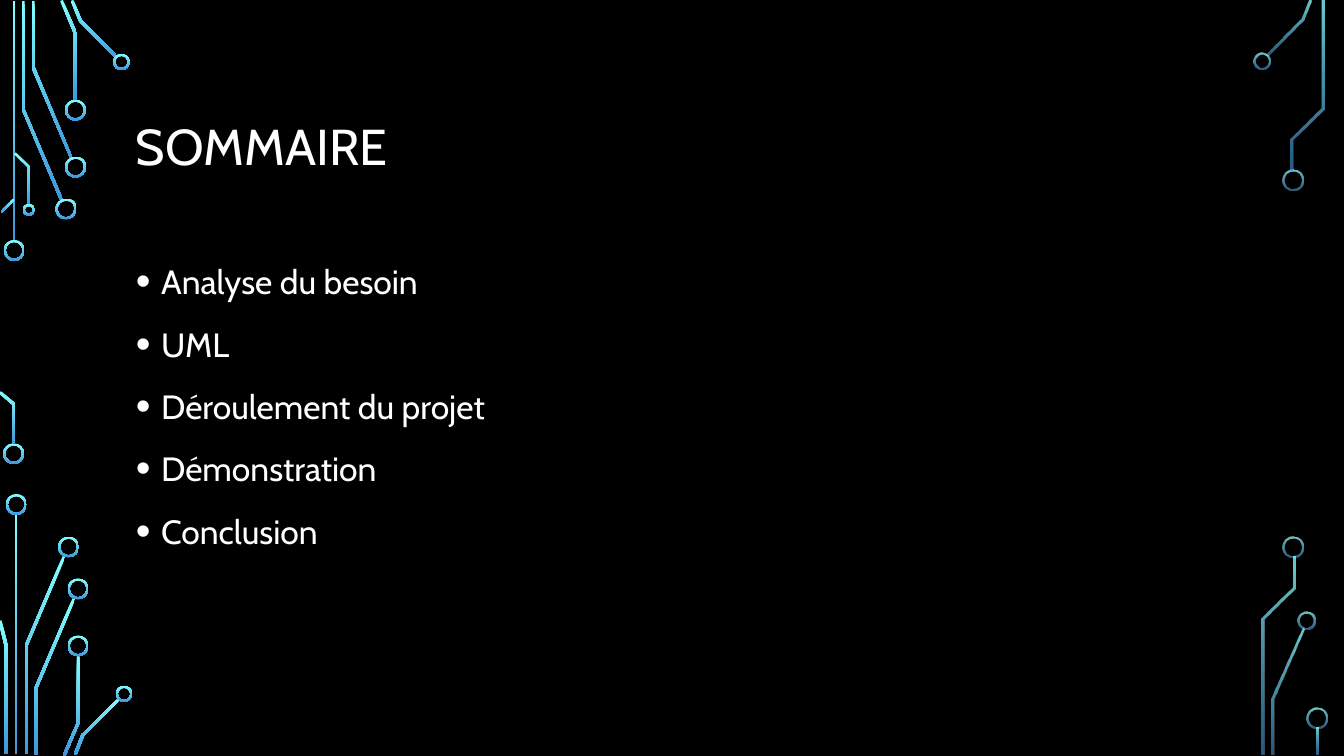
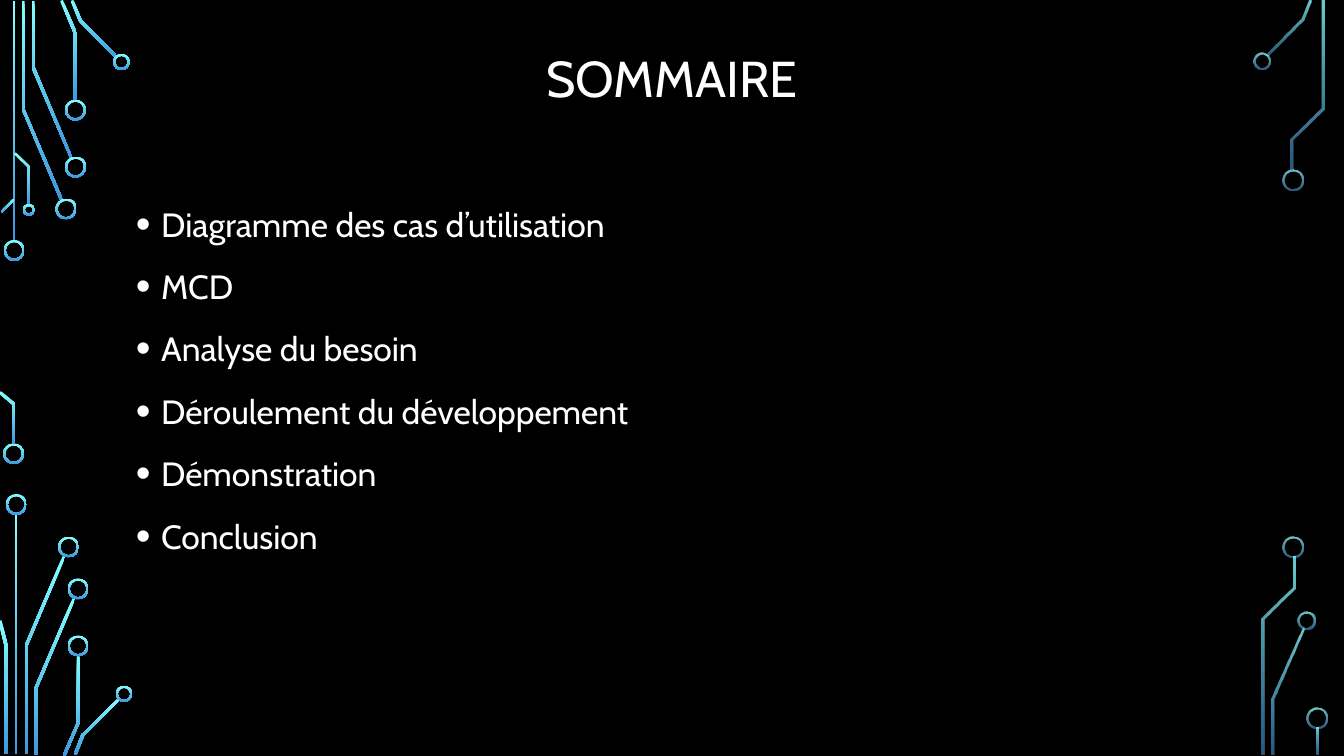
Before and after one commit to EtienneArnd/SolutecProject2018dev3, a slide deck: slide 2 of Projet final ESIC – SOLUTEC.pptx. Drawn at 1344x756 pixels with LibreOffice and Linux fonts; fonts in the diff are those of the drawing; background and template pictures are left out. Boxes give left, top, right and bottom in pixels: in the first picture for what was removed or moved away, otherwise in the second. Text is boxed around its words. In the diff, an @@ line names an element or a change of style, - is before the commit and + after.

Commit message:
ppt final

```diff
--- a/Projet final ESIC – SOLUTEC.pptx
+++ b/Projet final ESIC – SOLUTEC.pptx
@@ title "SOMMAIRE": place and size @@
-title "SOMMAIRE" at box(136, 129, 388, 166)
+title "SOMMAIRE" at box(546, 61, 798, 98)
@@ title "SOMMAIRE" at box(546, 61, 798, 98): alignment left to centre @@
@@ text "Diagramme des cas d’utilisation": place and size @@
-text "Diagramme des cas d’utilisation" at box(161, 268, 485, 545)
+text "Diagramme des cas d’utilisation" at box(161, 211, 629, 550)
@@ text at box(161, 211, 605, 300): paragraphs added @@
+• Diagramme des cas d’utilisation
+• MCD
@@ text at box(161, 398, 629, 432): text changed @@
-• UML
-• Déroulement du projet
+• Déroulement du développement
```
Also in this commit, not shown: 3 other slides changed, 2 slides added.
